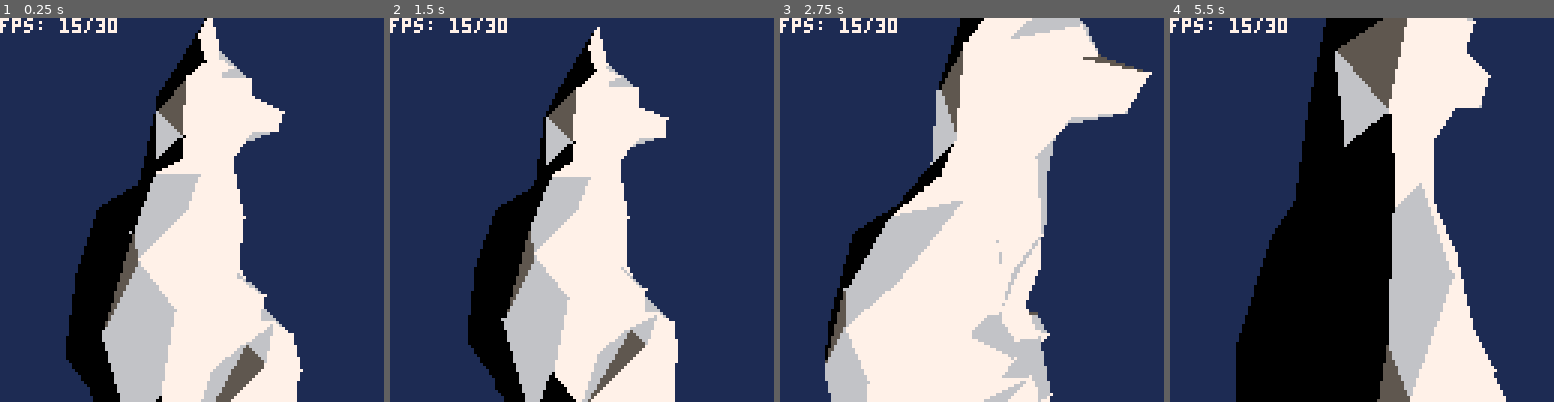
Above: before the commit, frames 1-4 (left to right).
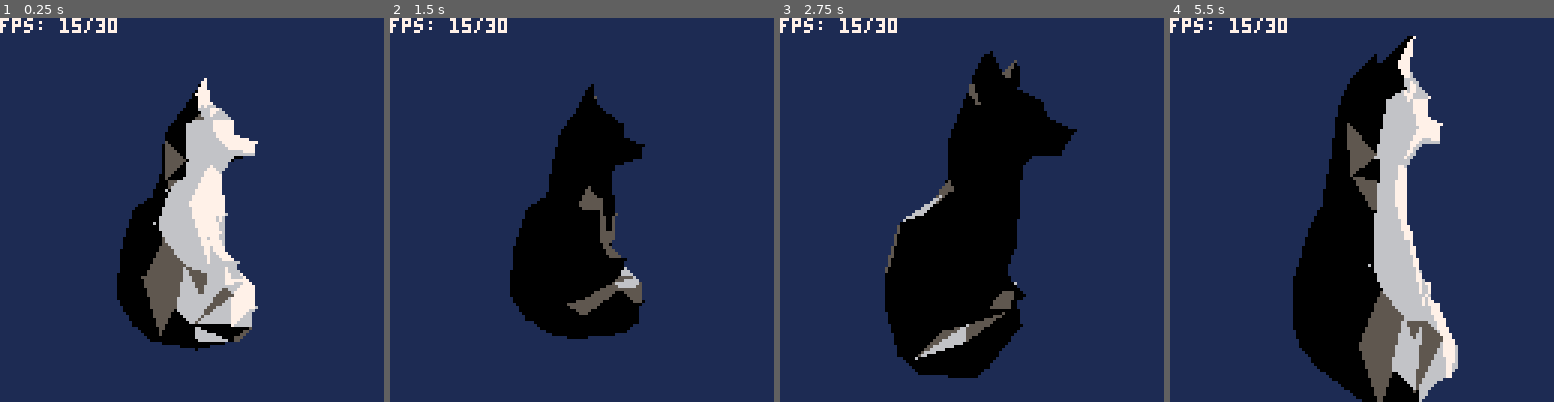
Above: after the commit, the same moments.

Repository: gschup/pico8-playground
Game: PICO-8 cartridge carts/3drend.p8
Same seed, same stepped clock (60 frames per second), same inputs: the game is played once before the commit and once after it.
Inputs:
- Up to frame 1 (0.25 s): no input
- Up to frame 2 (1.5 s): tap O (Z key) at 0.33, 0.7, 1.43 s; tap X (X key) at 1.07 s
- Up to frame 3 (2.75 s): hold Left 1.97-2.37 s; tap X (X key) at 2.07, 2.4, 2.73 s; tap O (Z key) at 2.22 s; hold Down from 2.42 s (still down)
- Up to frame 4 (5.5 s): release Down at 2.82 s; hold Right 2.87-3.53 s; tap X (X key) every 0.33 s from 3.07 to 5.4 s; tap O (Z key) at 3.1, 3.98, 4.87 s; hold Up 3.58-4.08 s; hold Right 4.13-4.53 s; hold Down 4.58-5.08 s; hold Left from 5.13 s (still down)

The runs differ from the first frame. In frame 1, 32% of the frame differs, in the area x 17-79%, y 0-100%; in frame 2, 31%; in frame 3, 46%, in the area x 11-97%, y 0-100%; in frame 4, 33%.

Commit message:
rotating light source

Diff:
--- a/carts/3drend.p8
+++ b/carts/3drend.p8
@@ -7,20 +7,21 @@
 proj_dist=1.5
 backface_culling=true
 draw_vertices=false
+z_sorting=true
 bright=1
 
 function _init()
 	// light
 	light={}
 	light.x = -10.0
-	light.y = 6.0
+	light.y = 10.0
 	light.z = -10.0
 
 	// cam position matrix
 	pos_mat= {
 		{1,0,0,0.0},
 		{0,1,0,-5.0},
-		{0,0,1,10.0},
+		{0,0,1,15.0},
 		{0,0,0,1}}
 	pos_mat.rows=4
 	pos_mat.cols=4
@@ -74,9 +75,27 @@
 	// update rotation matrix
 	local dr=get_rot(drx,dry)
 	rot_mat=matmul(dr,rot_mat)
-end
-
-
+
+	rotate_light()
+
+
+end
+
+function rotate_light()
+	local dr=get_rot(rot_speed,0)
+	local lv={
+		{light.x},
+		{light.y},
+		{light.z},
+		{1}}
+	lv.rows=4
+	lv.cols=1
+	local res=matmul(dr,lv)
+	local w=res[4][1]
+	light.x=res[1][1]/w
+	light.y=res[2][1]/w
+	light.z=res[3][1]/w
+end
 -->8
 --draw
 function _draw()
@@ -108,7 +127,9 @@
 
 function render_faces(faces, rend_vert)
 	// z-sorting
-	quicksort(faces)
+	if z_sorting then
+		quicksort(faces)
+	end
 	for i=1,#faces do
 		// backface culling
 		if (faces[i].cull_check and backface_culling) goto cont
@@ -142,9 +163,9 @@
 	local light=mid(0,diffus,1)
 	if light < 0.1 then
 		return 0
-	elseif light < 0.25 then
+	elseif light < 0.45 then
 	 return 5
-	elseif light <= 0.65 then
+	elseif light <= 0.85 then
 		return 6
 	else
 		return 7
